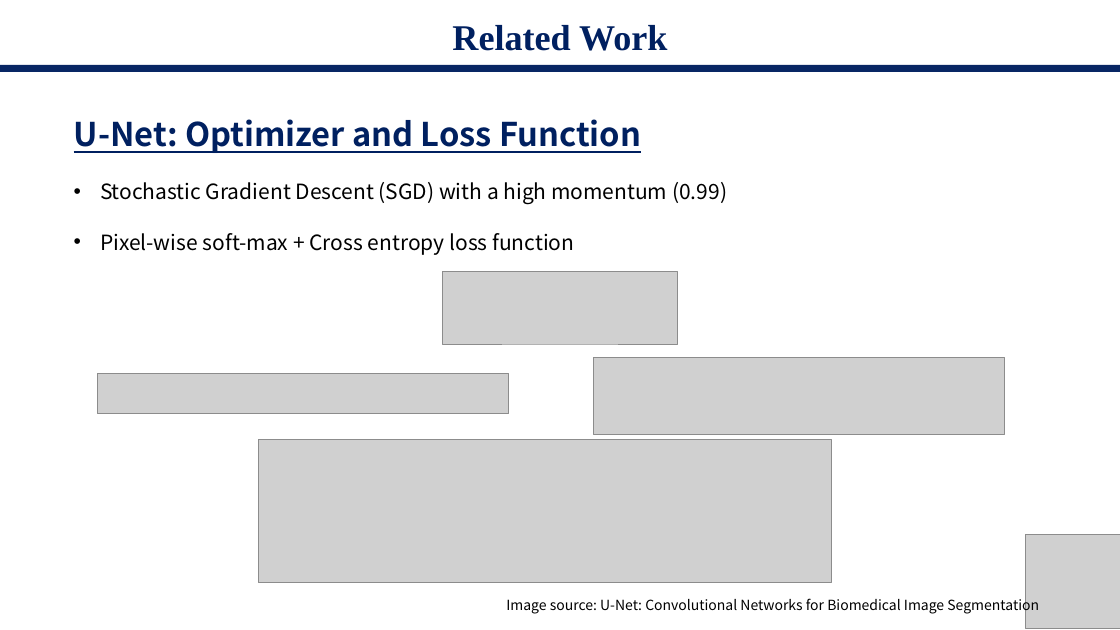
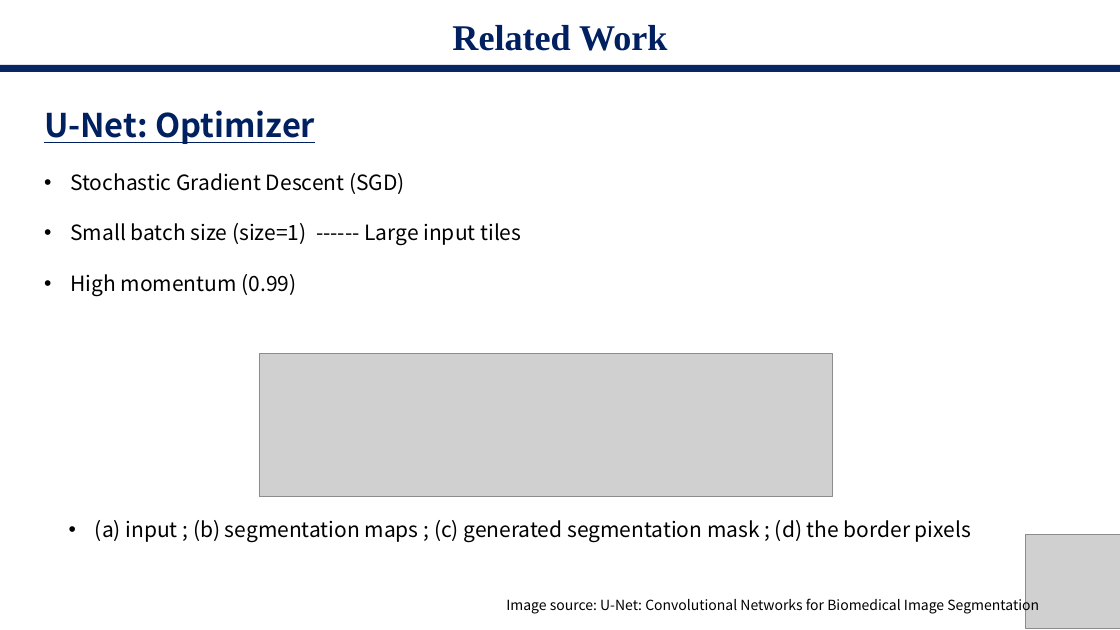
Before and after one commit to starga2er777/CS405_Project_SUSTech, a slide deck: slide 6 of proposal.pptx. Drawn at 1120x630 pixels with LibreOffice and Linux fonts; fonts in the diff are those of the drawing; grey boxes stand for pictures. Boxes give left, top, right and bottom in pixels: in the first picture for what was removed or moved away, otherwise in the second. Text is boxed around its words. In the diff, an @@ line names an element or a change of style, - is before the commit and + after.

```diff
--- a/proposal.pptx
+++ b/proposal.pptx
@@ text at box(44, 110, 521, 296): text changed @@
-U-Net: Optimizer and Loss Function
-• Stochastic Gradient Descent (SGD) with a high momentum (0.99)
-• Pixel-wise soft-max + Cross entropy loss function
+U-Net: Optimizer
+• Stochastic Gradient Descent (SGD)
+• Small batch size (size=1) ------ Large input tiles
+• High momentum (0.99)
@@ picture removed at box(443, 271, 678, 344) @@
@@ picture: place and size @@
-picture at box(258, 439, 832, 583)
+picture at box(259, 354, 833, 497)
@@ picture removed at box(593, 358, 1005, 434) @@
@@ picture removed at box(97, 373, 509, 413) @@
@@ text added at box(95, 520, 971, 543), 18 pt, text #000000 @@
+• (a) input ; (b) segmentation maps ; (c) generated segmentation mask ; (d) the border pixels
```
Also in this commit, not shown: 1 other slide changed, 3 slides added, 1 slide removed, 1 other file.
